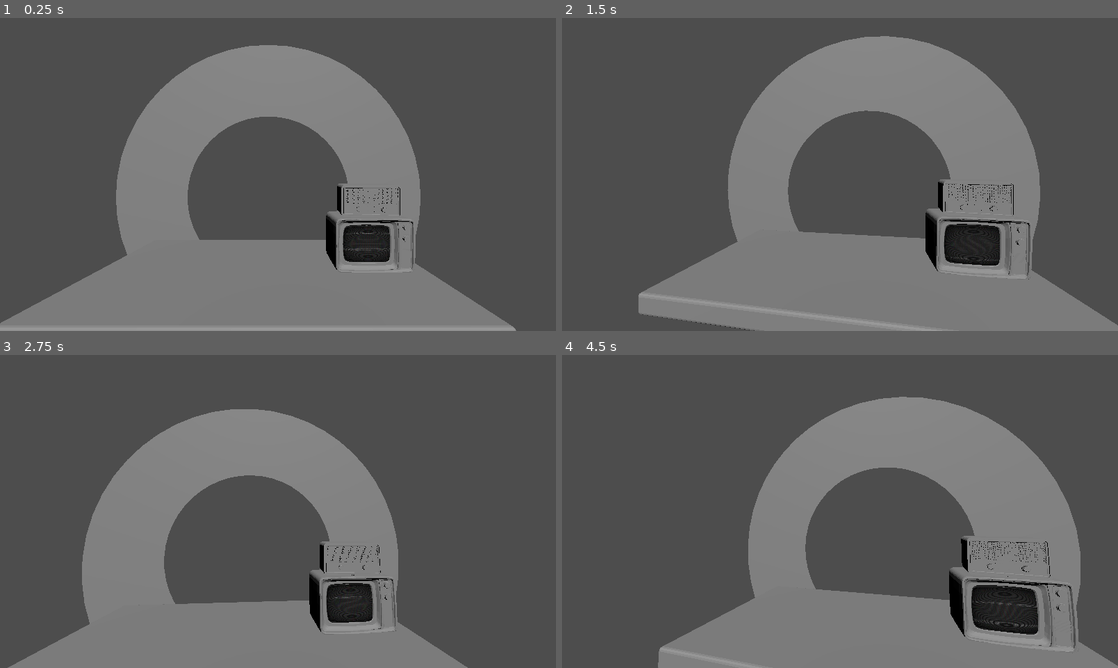
Above: before the commit, frames 1-4 (two rows, left to right).
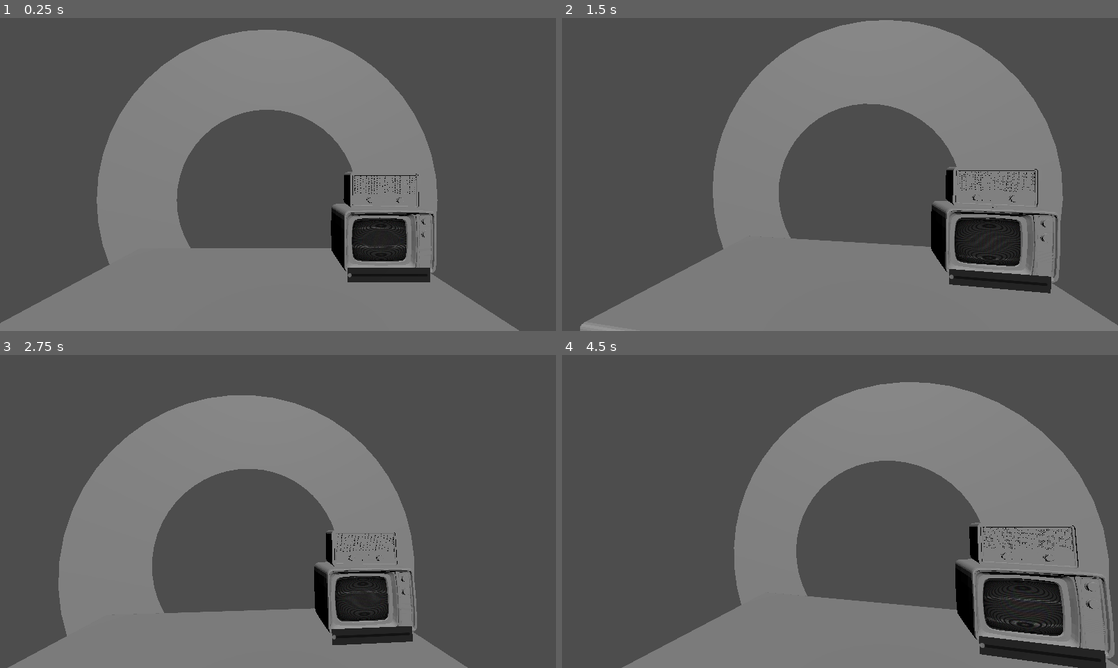
Above: after the commit, the same moments.

Repository: YAGOTAGO/UnderPressure
Game: Godot game, scene res://scenes/main.tscn
Same seed, same stepped clock (60 frames per second), same inputs: the game is played once before the commit and once after it. This scene is started directly instead of the project's main scene.
Inputs (mouse positions are in pixels of both pictures, inside the frame that each line leads up to):
- Up to frame 1 (0.25 s): no input
- Up to frame 2 (1.5 s): move the mouse to (962, 158) at 0.52 s; click (962, 158) at 0.6 s; move the mouse to (728, 190) at 1.27 s; click (728, 190) at 1.35 s
- Up to frame 3 (2.75 s): tap Enter at 2 s; move the mouse to (333, 442) at 2.02 s; click (333, 442) at 2.1 s
- Up to frame 4 (4.5 s): move the mouse to (812, 574) at 2.77 s; click (812, 574) at 2.85 s; move the mouse to (1006, 558) at 3.52 s; click (1006, 558) at 3.6 s; move the mouse to (673, 464) at 4.27 s; click (673, 464) at 4.35 s

The runs differ from the first frame. In frame 1, 12% of the frame differs, in the area x 0-94%, y 3-100%; in frame 2, 14%; in frame 3, 11%; in frame 4, 14%, in the area x 10-100%, y 8-100%.

Commit message:
Test scene

Diff:
--- /dev/null
+++ b/scenes/2D Components/2d_slider.tscn
@@ -0,0 +1,10 @@
+[gd_scene format=3 uid="uid://bfs6qc4coeiep"]
+
+[node name="2dSlider" type="Node2D"]
+
+[node name="CanvasLayer" type="CanvasLayer" parent="."]
+
+[node name="HSlider" type="HSlider" parent="CanvasLayer"]
+offset_top = -12.0
+offset_right = 351.0
+offset_bottom = 45.0
--- a/scenes/3D Components/TV3D.tscn
+++ b/scenes/3D Components/TV3D.tscn
@@ -8,22 +8,49 @@
 
 [sub_resource type="QuadMesh" id="QuadMesh_buwwn"]
 
+[sub_resource type="ORMMaterial3D" id="ORMMaterial3D_gxd3j"]
+
+[sub_resource type="QuadMesh" id="QuadMesh_xcafy"]
+
 [node name="Tv3d" type="Node3D"]
 
 [node name="Tv" type="MeshInstance3D" parent="."]
 transform = Transform3D(1, 0, 0, 0, 1, 0, 0, 0, 1, -4, 1, -1)
 mesh = ExtResource("1_qpyk8")
 
-[node name="ViewPortQuad" type="MeshInstance3D" parent="." node_paths=PackedStringArray("viewport")]
+[node name="ViewPort Screen" type="MeshInstance3D" parent="." node_paths=PackedStringArray("viewport")]
 transform = Transform3D(2.10341, 0, 0, 0, 1.48092, 0.0239363, 0, -0.0239363, 1.48092, 0.460633, 1.88655, 2.55434)
 material_override = SubResource("ORMMaterial3D_65ebg")
 mesh = SubResource("QuadMesh_buwwn")
 script = ExtResource("2_w3tso")
-viewport = NodePath("../SubViewport")
+viewport = NodePath("../SubViewport Screen")
 
-[node name="SubViewport" type="SubViewport" parent="."]
+[node name="ViewPort Slider" type="MeshInstance3D" parent="." node_paths=PackedStringArray("viewport")]
+transform = Transform3D(2.8, 0, 0, 0, 0.5, 0, 0, 0, 1, 0.594013, 0.802465, 2.87013)
+material_override = SubResource("ORMMaterial3D_gxd3j")
+mesh = SubResource("QuadMesh_xcafy")
+script = ExtResource("2_w3tso")
+viewport = NodePath("../SubViewport Slider")
+
+[node name="SubViewport Screen" type="SubViewport" parent="."]
 physics_object_picking = true
 size = Vector2i(500, 500)
 render_target_update_mode = 4
 
-[node name="TvShader" parent="SubViewport" instance=ExtResource("3_w5btw")]
+[node name="TvShader" parent="SubViewport Screen" instance=ExtResource("3_w5btw")]
+
+[node name="SubViewport Slider" type="SubViewport" parent="."]
+physics_object_picking = true
+size = Vector2i(310, 50)
+
+[node name="Control" type="Control" parent="SubViewport Slider"]
+layout_mode = 3
+anchors_preset = 0
+offset_right = 40.0
+offset_bottom = 40.0
+
+[node name="HSlider" type="HSlider" parent="SubViewport Slider/Control"]
+custom_minimum_size = Vector2(300, 50)
+layout_mode = 0
+offset_right = 8.0
+offset_bottom = 16.0
--- a/scenes/main.tscn
+++ b/scenes/main.tscn
@@ -12,14 +12,14 @@
 transform = Transform3D(1, 0, 0, 0, 0.725134, 0.688608, 0, -0.688608, 0.725134, -2.08482, 8.13339, 4.40576)
 
 [node name="Camera3D" type="Camera3D" parent="."]
-transform = Transform3D(1, 0, 0, 0, 1, 0, 0, 0, 1, 0.552679, 4.26659, 6.87079)
+transform = Transform3D(1, 0, 0, 0, 1, 0, 0, 0, 1, 0.552679, 4.26659, 5.58709)
 script = ExtResource("1_473u7")
 
 [node name="Tv3d" parent="." instance=ExtResource("2_pv8vt")]
-transform = Transform3D(1, 0, 0, 0, 1, 0, 0, 0, 1, 3.75638, -0.459413, -4.0254)
+transform = Transform3D(1, 0, 0, 0, 1, 0, 0, 0, 1, 3.71115, 0.0610275, -4.17431)
 
 [node name="Radio" type="MeshInstance3D" parent="."]
-transform = Transform3D(1, 0, 0, 0, 1, 0, 0, 0, 1, -0.306366, 0.536499, -4.67659)
+transform = Transform3D(1, 0, 0, 0, 1, 0, 0, 0, 1, -0.3516, 1.05694, -4.82549)
 mesh = ExtResource("3_3caqr")
 
 [node name="WallRing" type="MeshInstance3D" parent="."]
Not shown: 1 places in scenes/3D Components/TV3D.tscn that only renumber resources
